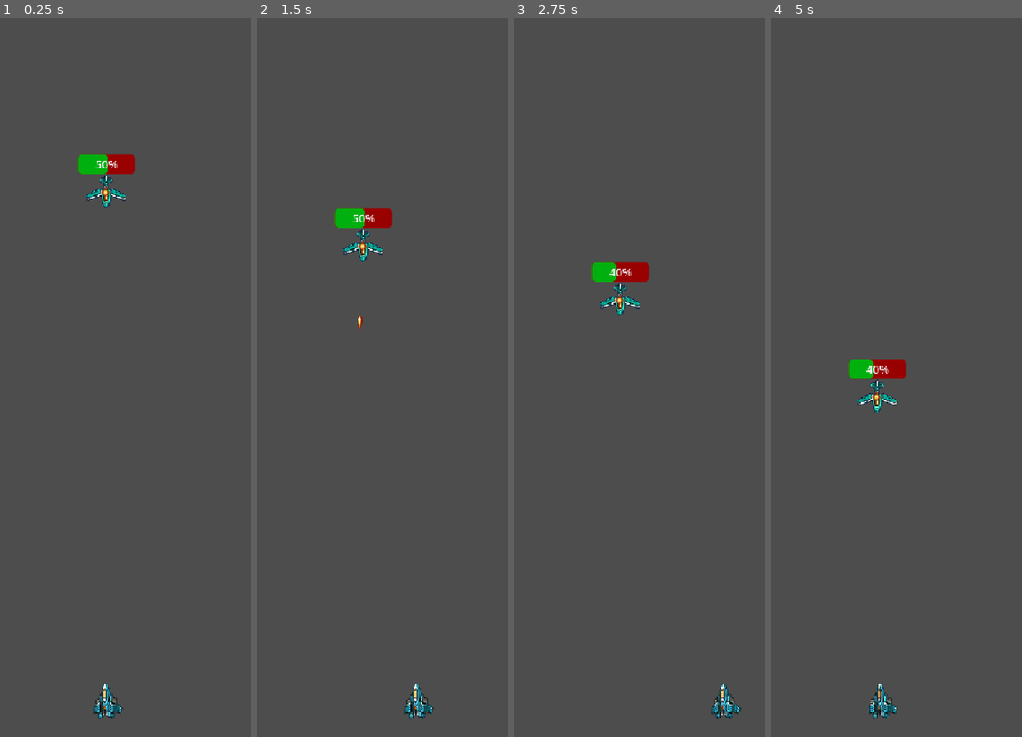
Above: before the commit, frames 1-4 (left to right).
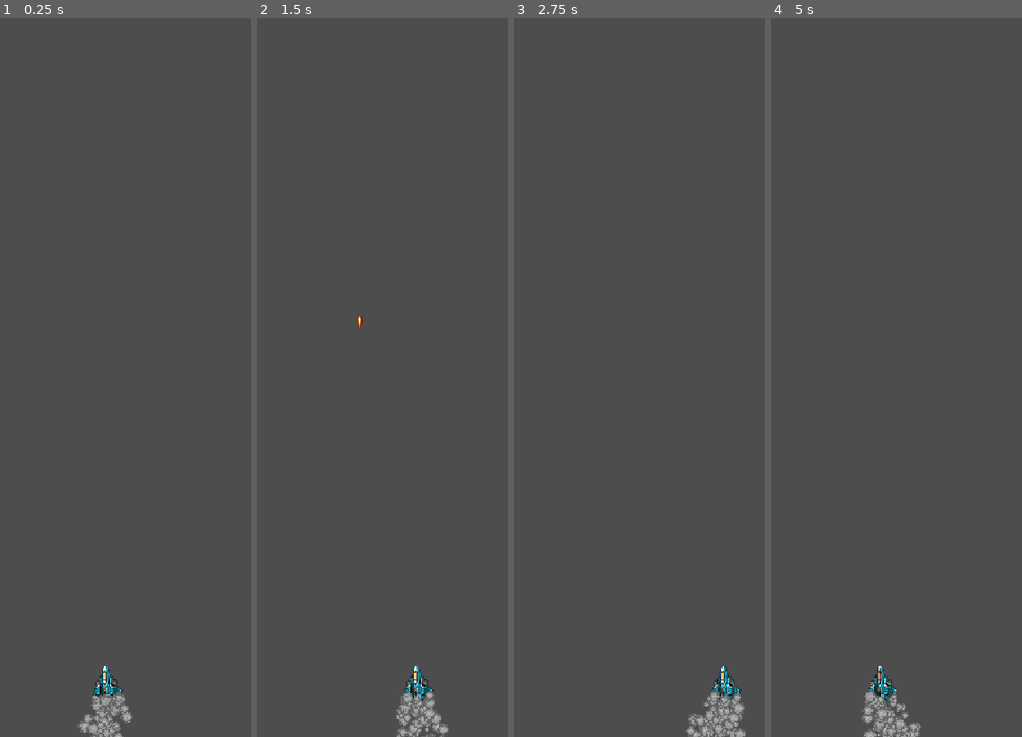
Above: after the commit, the same moments.

Repository: Fatsermint/Space
Game: Godot game, scene res://Scenes/main.tscn
Same seed, same stepped clock (60 frames per second), same inputs: the game is played once before the commit and once after it.
Inputs (mouse positions are in pixels of both pictures, inside the frame that each line leads up to):
- Up to frame 1 (0.25 s): no input
- Up to frame 2 (1.5 s): tap Enter at 0.5 s; move the mouse to (457, 341) at 0.52 s; hold D (right) 0.53-1.28 s; tap F (fire) at 0.6 s; click (457, 341) at 0.67 s; move the mouse to (277, 413) at 1.27 s; hold Down from 1.28 s (still down); tap Alt at 1.35 s
- Up to frame 3 (2.75 s): move the mouse to (664, 219) at 2.02 s; release Down at 2.03 s; hold D (right) from 2.03 s (still down); tap Shift at 2.1 s
- Up to frame 4 (5 s): move the mouse to (856, 521) at 2.77 s; release D (right) at 2.78 s; hold Up 2.78-3.53 s; tap F (fire) at 2.85 s; click (856, 521) at 2.92 s; move the mouse to (1006, 485) at 3.52 s; hold A (left) from 3.53 s (still down); tap Alt at 3.6 s; move the mouse to (outside the picture) at 4.27 s; tap Shift at 4.35 s

The runs differ from the first frame. In frame 1, 2.0% of the frame differs, in the area x 30-54%, y 18-100%; in frame 2, 2.1%; in frame 3, 2.2%, in the area x 30-93%, y 33-100%; in frame 4, 2.1%.

Commit message:
Now levels can be made completly out of text

Diff:
--- a/Scenes/enemy.tscn
+++ b/Scenes/basic.tscn
@@ -60,19 +60,19 @@
 position = Vector2(-1, 0)
 shape = SubResource("RectangleShape2D_g1hc3")
 
-[node name="ProgressBar" type="ProgressBar" parent="." unique_id=832985503]
+[node name="health" type="ProgressBar" parent="." unique_id=832985503]
 offset_left = -40.0
 offset_top = -51.0
 offset_right = 40.0
 offset_bottom = -24.0
-value = 50.0
+value = 100.0
 
 [node name="AnimationPlayer" type="AnimationPlayer" parent="." unique_id=542676850]
 libraries/ = SubResource("AnimationLibrary_scl1n")
 
 [node name="Sprite2D" type="Sprite2D" parent="." unique_id=1538733223]
 scale = Vector2(1.5, 1.5)
-texture = ExtResource("3_8uf12")
+texture = ExtResource("3_y123b")
 
 [connection signal="area_entered" from="Area2D" to="." method="_on_area_2d_area_entered"]
 [connection signal="animation_finished" from="AnimationPlayer" to="." method="_on_animation_player_animation_finished"]
--- /dev/null
+++ b/Scenes/main.gd
@@ -0,0 +1,29 @@
+extends Node2D
+var basicScene: PackedScene = preload("res://Scenes/basic.tscn")
+var playerScene: PackedScene = preload("res://Scenes/player.tscn")
+
+
+
+
+func generate_level(levelNum):
+	var level = GlobalVariables.levels[levelNum]
+	var root = get_tree().get_root()
+
+
+	if level["player"][1] == true:
+		var player = playerScene.instantiate()
+		add_child(player)
+		player.global_position = Vector2(level["player"][0][0], level["player"][0][1])
+
+
+	for i in level["basic"]:
+		var basic = basicScene.instantiate()
+		add_child(basic)
+		basic.global_position = Vector2(i[0][0], i[0][1])
+		basic.find_child("health").value = i[1]
+
+
+
+
+func _ready() -> void:
+	generate_level(1)
--- a/Scenes/main.tscn
+++ b/Scenes/main.tscn
@@ -1,17 +1,11 @@
 [gd_scene format=3 uid="uid://bgb80gyhttkis"]
 
-[ext_resource type="PackedScene" uid="uid://d4mo8inrt3x10" path="res://Scenes/player.tscn" id="1_jjgbg"]
-[ext_resource type="PackedScene" uid="uid://busrbmd4dqrwr" path="res://Scenes/enemy.tscn" id="4_jjvhh"]
+[ext_resource type="Script" uid="uid://dtd1dxgtoj7m4" path="res://Scenes/main.gd" id="1_jjgbg"]
 
-[node name="Node2D" type="Node2D" unique_id=1427620502]
-
-[node name="CharacterBody2D" parent="." unique_id=822506584 instance=ExtResource("1_jjgbg")]
-rotation = -3.1415925
+[node name="main" type="Node2D" unique_id=1427620502]
+script = ExtResource("1_jjgbg")
 
 [node name="Camera2D" type="Camera2D" parent="." unique_id=1583426752]
 position = Vector2(0, -453)
 
-[node name="bullets" type="Node" parent="." unique_id=712410404]
-
-[node name="enemy" parent="." unique_id=61236115 instance=ExtResource("4_jjvhh")]
-position = Vector2(0, -727)
+[node name="bullets" type="Node" parent="." unique_id=201460963]
--- a/Scenes/player.tscn
+++ b/Scenes/player.tscn
@@ -27,7 +27,6 @@
 texture = ExtResource("2_6t5aa")
 
 [node name="Node" type="Node2D" parent="." unique_id=1522143223]
-visible = false
 position = Vector2(-2.1855694e-06, -25)
 
 [node name="GPUParticles2D" type="GPUParticles2D" parent="Node" unique_id=865905018]
--- a/Scripts/GlobalVariables.gd
+++ b/Scripts/GlobalVariables.gd
@@ -1,4 +1,19 @@
 extends Node
 
 
-var bulletDamages = [10]
+var bulletDamages = [20]
+
+
+var levels = {
+	1:{
+		"player":[[0, -25], true],
+		"basic":[
+			[[100, -1500], 76],
+			[[-100, -1500], 2]
+
+
+			]
+
+
+	}
+}
--- a/enemy.gd
+++ b/enemy.gd
@@ -1,5 +1,5 @@
 extends Sprite2D
-@onready var progress_bar: ProgressBar = $ProgressBar
+@onready var healthBar: ProgressBar = $health
 
 var hp = 100
 func _process(delta: float) -> void:
@@ -8,8 +8,12 @@
 func _on_area_2d_area_entered(area: Area2D) -> void:
 	if area.get_parent().is_in_group("bullets"):
 		print("hit")
-		progress_bar.value -= GlobalVariables.bulletDamages[0]
-		if progress_bar.value == 0:
+		if (healthBar.value - GlobalVariables.bulletDamages[0]) < 0:
+			healthBar.value = 0
+		else:
+
+			healthBar.value -= GlobalVariables.bulletDamages[0]
+		if healthBar.value == 0:
 			print("a")
 			$AnimationPlayer.play("explosion")
 
Not shown: 4 places in Scenes/basic.tscn that only renumber resources
Not shown, added: Scenes/main.gd.uid
